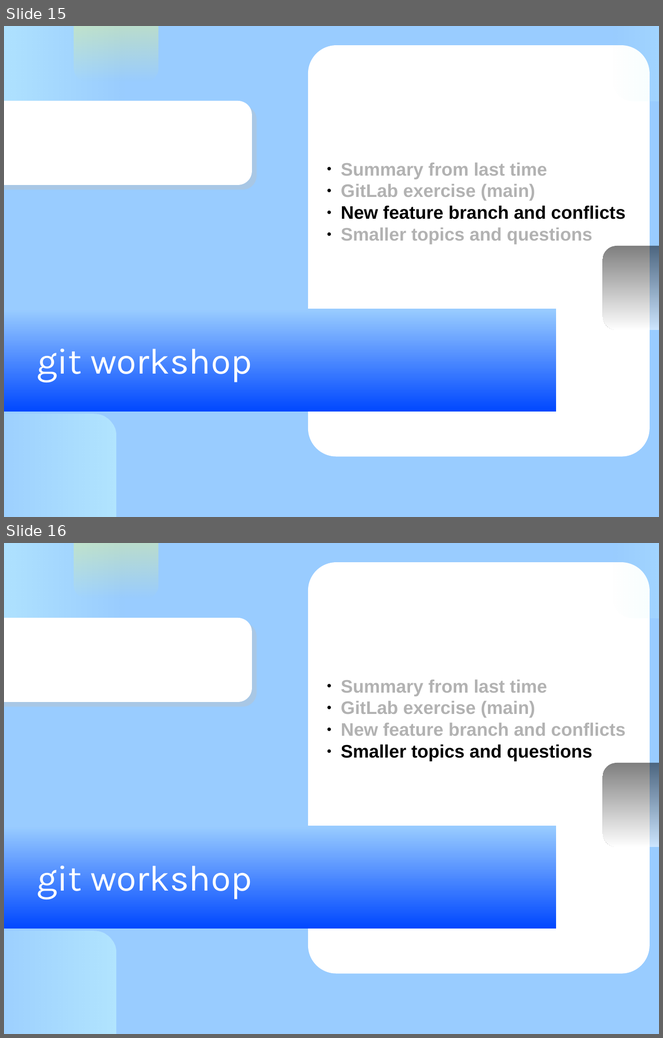
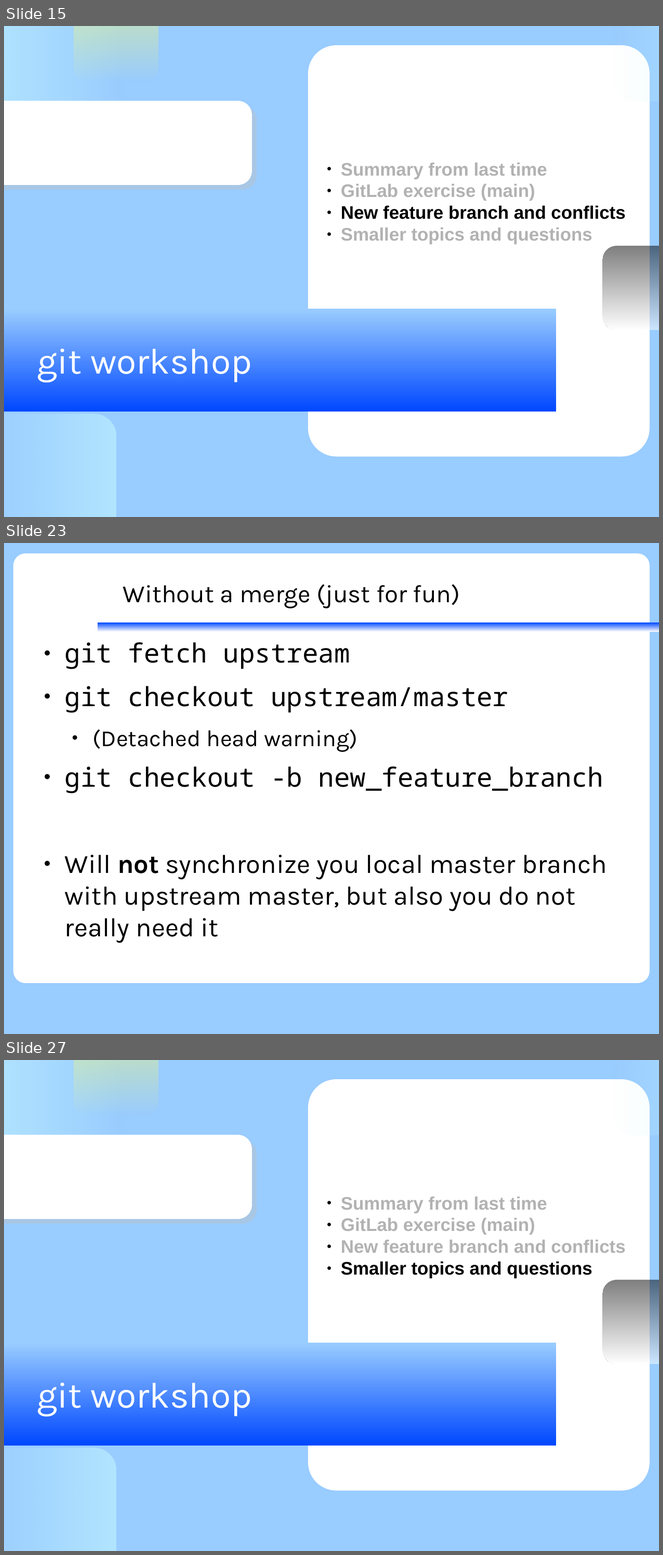
Before and after one commit to KennethNielsen/presentations, a slide deck: gitworkshop/gitworkshop.odp. Shown one above the other, each under a label of ours: slides 15 and 16 before the commit, slides 15, 23 and 27 after it; the slides between them are not shown. The pictures are 663x1038 and 663x1555 pixels, drawn with LibreOffice and Linux fonts; fonts in the diff are those of the drawing; background and template pictures are left out. Boxes give left, top, right and bottom in pixels: in the first picture for what was removed or moved away, otherwise in the second. Text is boxed around its words. In the diff, an @@ line names an element or a change of style, - is before the commit and + after.

```diff
--- a/gitworkshop/gitworkshop.odp
+++ b/gitworkshop/gitworkshop.odp
@@ slide 23 added at box(4, 543, 659, 1034), background #99CCFF @@
@@ rounded rectangle added at box(13, 554, 650, 983), fill #FFFFFF @@
@@ title added at box(123, 584, 461, 608), 30 pt, text #000000 @@
+Without a merge (just for fun)
@@ rectangle added at box(98, 623, 659, 632), fill gradient #FFFFFF to #0047FF @@
@@ text added at box(65, 642, 607, 943), 32 pt, text #000000 @@
+● git fetch upstream
+● git checkout upstream/master
+  ● (Detached head warning)
+● git checkout -b new_feature_branch
+● Will not synchronize you local master branch with upstream master, but also you do not really need it
@@ what was slide 16 is now slide 27 @@
```
Also in this commit, not shown: 10 other slides added, 2 other files.
